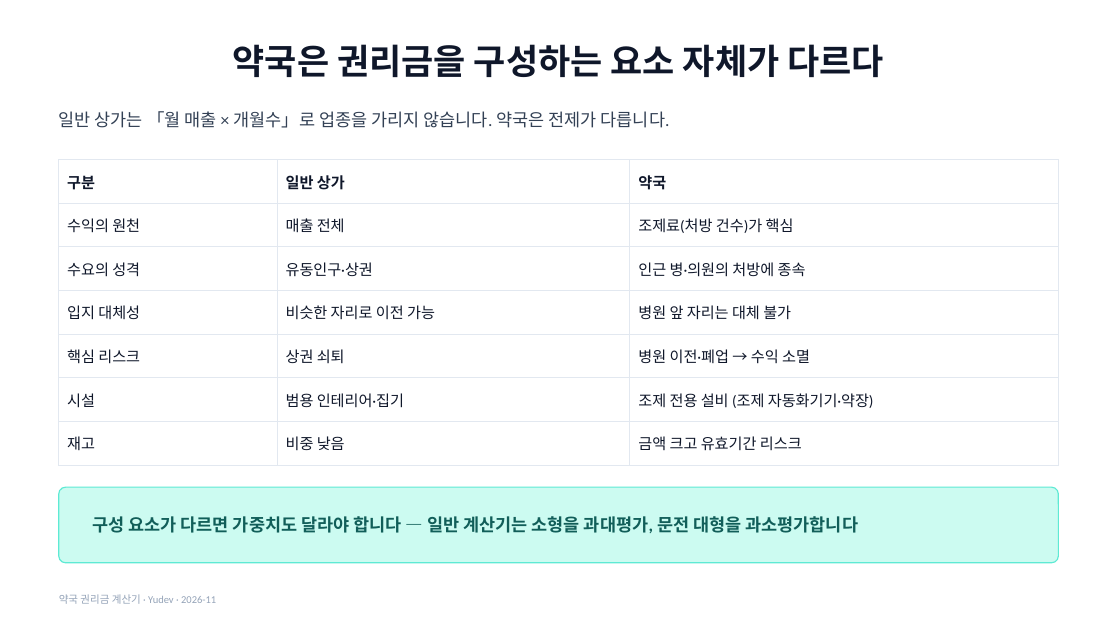
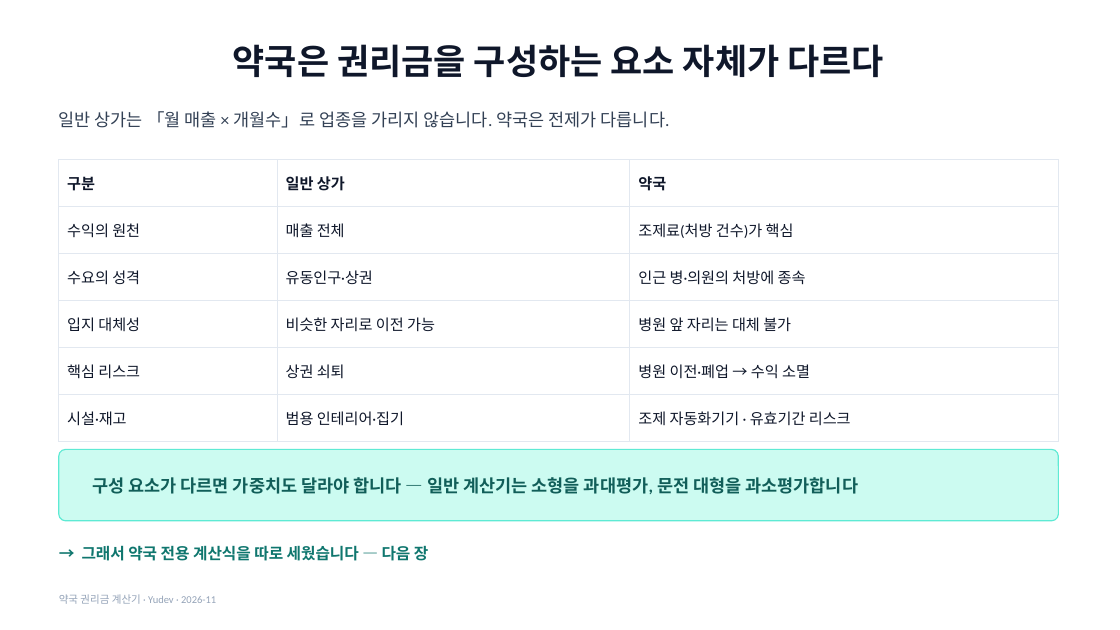
Before and after one commit to YUSEONCHUN/calculating, a slide deck: slide 4 of doc/slides/권리금계산기_프로젝트.pptx (slide 3 before the commit). Drawn at 1120x630 pixels with LibreOffice and Linux fonts; fonts in the diff are those of the drawing. Boxes give left, top, right and bottom in pixels: in the first picture for what was removed or moved away, otherwise in the second. Text is boxed around its words. In the diff, an @@ line names an element or a change of style, - is before the commit and + after.

```diff
--- a/doc/slides/권리금계산기_프로젝트.pptx
+++ b/doc/slides/권리금계산기_프로젝트.pptx
@@ table at (59, 160, 1059, 430) @@
-row 6: 시설 | 범용 인테리어·집기 | 조제 전용 설비 (조제 자동화기기·약장)
-row 7: 재고 | 비중 낮음 | 금액 크고 유효기간 리스크
+row 6: 시설·재고 | 범용 인테리어·집기 | 조제 자동화기기 · 유효기간 리스크
@@ rounded rectangle: place and size @@
-rounded rectangle at (59, 487, 1059, 563)
+rounded rectangle at (59, 450, 1059, 521)
@@ rounded rectangle at (59, 450, 1059, 521): proportions changed @@
@@ text "구성 요소가 다르면 가중치도 달라야 ...": place and size @@
-text "구성 요소가 다르면 가중치도 달라야 ..." at (92, 516, 859, 533)
+text "구성 요소가 다르면 가중치도 달라야 ..." at (92, 477, 859, 494)
@@ text added at (82, 545, 428, 561), 13.5 pt, text #0F766E, bold @@
+→ 그래서 약국 전용 계산식을 따로 세웠습니다 — 다음 장
```
Also in this commit, not shown: 20 other slides changed, 5 slides added, 1 slide removed, 5 other files.
